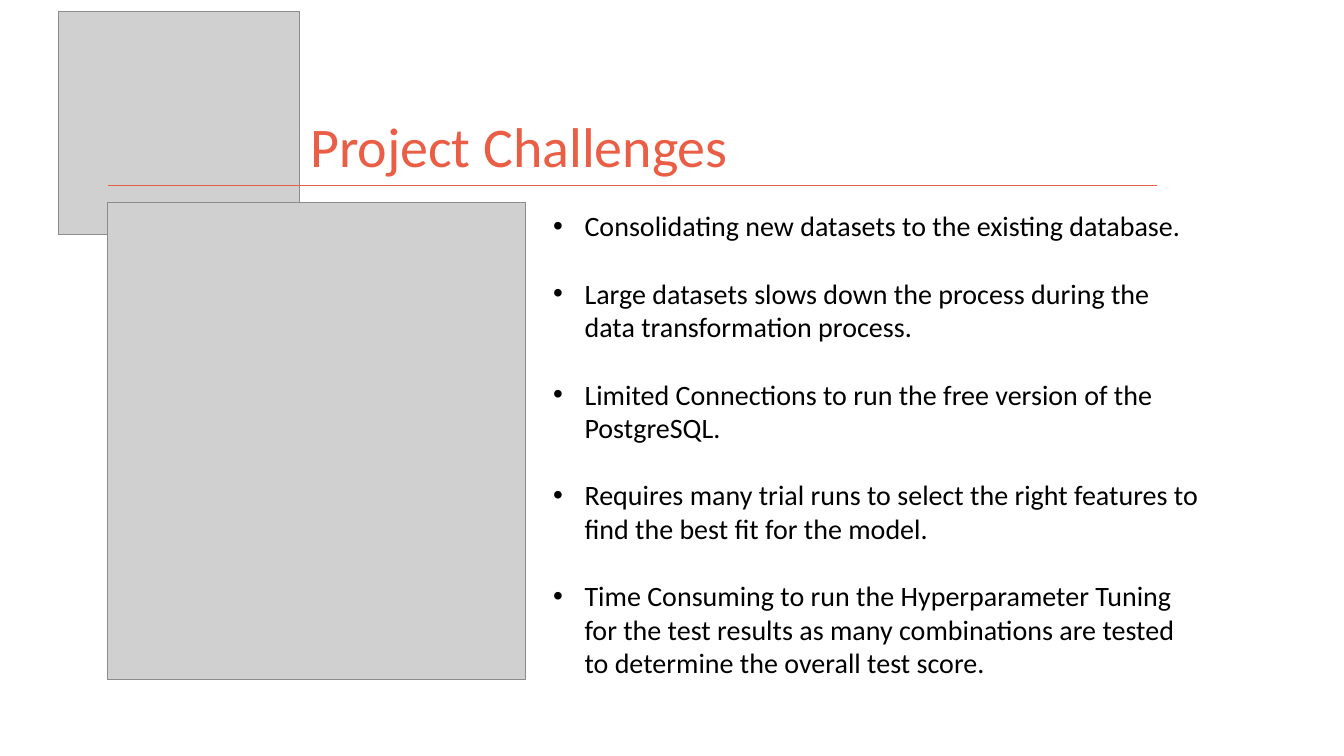
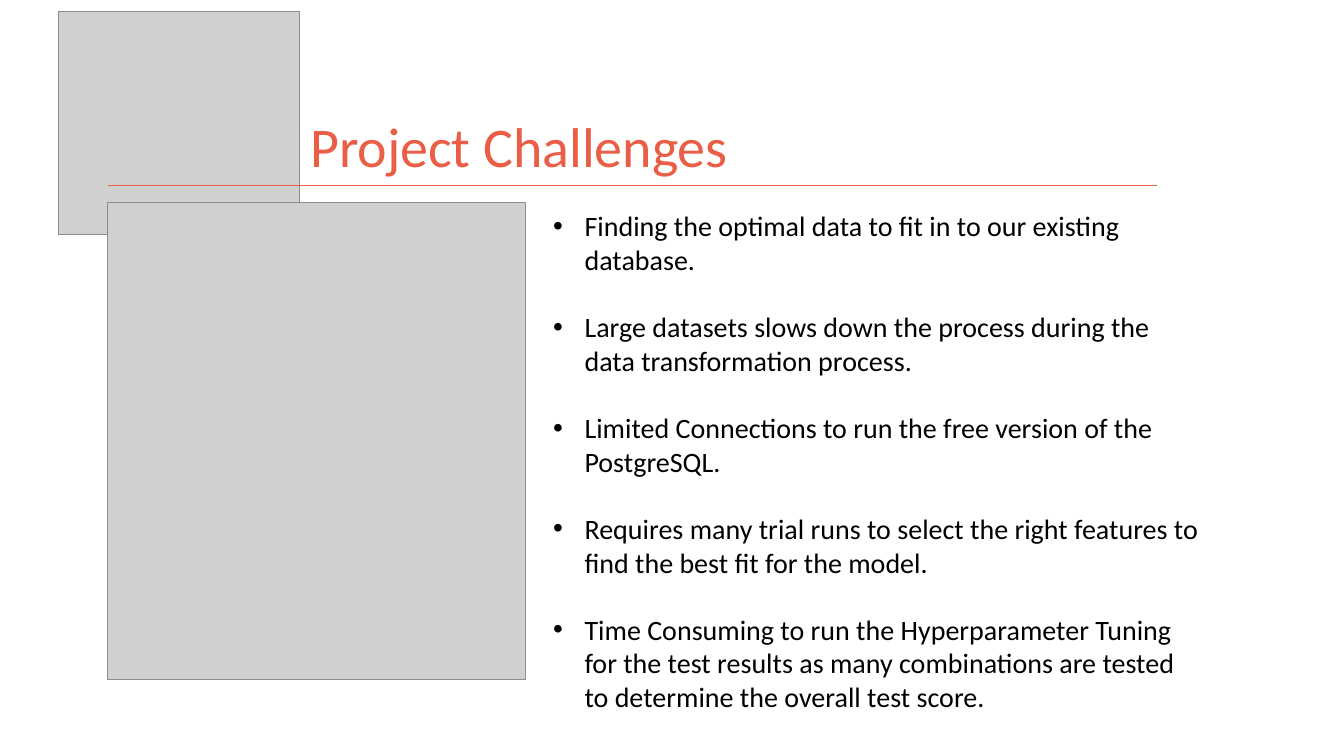
Before and after one commit to kman4/AirbnbPredictions, a slide deck: slide 6 of Airbnb Price Predictions (Model).pptx (slide 5 before the commit). Drawn at 1344x756 pixels with LibreOffice and Linux fonts; fonts in the diff are those of the drawing; grey boxes stand for pictures. Boxes give left, top, right and bottom in pixels: in the first picture for what was removed or moved away, otherwise in the second. Text is boxed around its words. In the diff, an @@ line names an element or a change of style, - is before the commit and + after.

```diff
--- a/Airbnb Price Predictions (Model).pptx
+++ b/Airbnb Price Predictions (Model).pptx
@@ text at (x1=585, y1=216, x2=1119, y2=271): text changed @@
-• Consolidating new datasets to the existing database.
+• Finding the optimal data to fit in to our existing database.
```
Also in this commit, not shown: 11 other slides changed, 4 other files.
